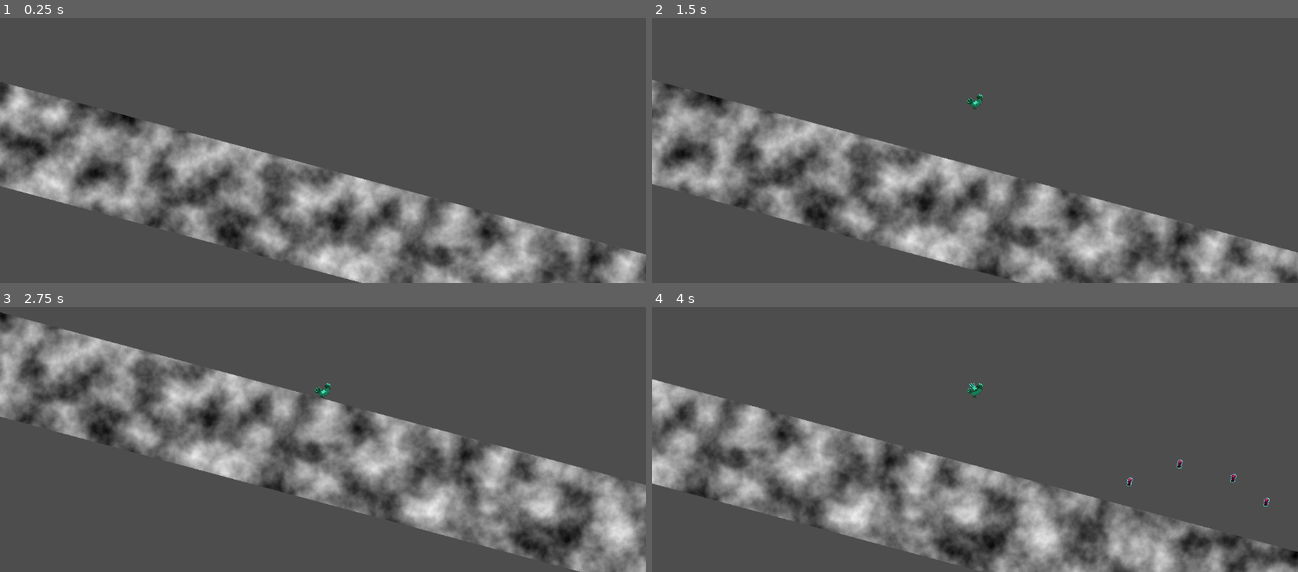
Above: before the commit, frames 1-4 (two rows, left to right).
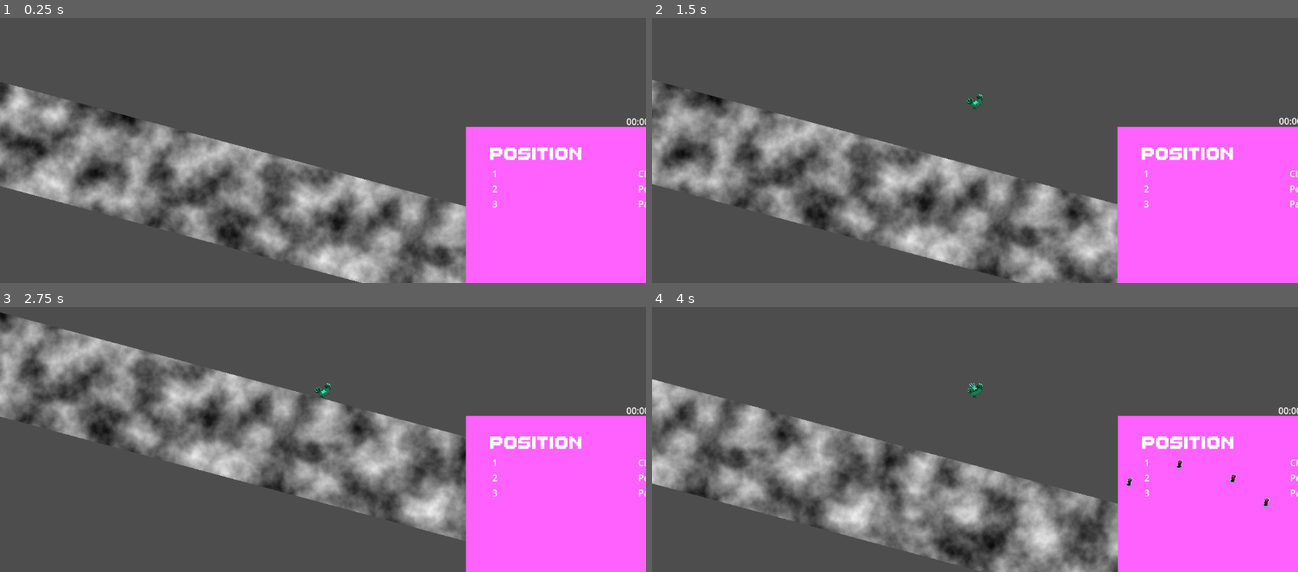
Above: after the commit, the same moments.

Repository: SinusMs/minijam-187
Game: Godot game, scene res://levels/ferdi_level_testink.tscn
Two runs of this game, one before a commit and one after it. Both use one fixed random seed, a clock stepped at 60 frames per second and the inputs below. This scene is started directly instead of the project's main scene. The engine's default icon, where the game draws it, is replaced by a stand-in: a white triangle on a blue panel in a dark square.
Inputs:
- Up to frame 1 (0.25 s): no input
- Up to frame 2 (1.5 s): tap Enter (evolve) at 0.5, 0.6 s; hold D (right) 0.53-1.28 s; tap Space (jump) at 0.77 s; hold A (left) from 1.28 s (still down); tap P (shake) at 1.35 s
- Up to frame 3 (2.75 s): tap Space (jump) at 1.52 s; release A (left) at 2.03 s; hold D (right) from 2.03 s (still down); hold R from 2.03 s (still down)
- Up to frame 4 (4 s): release R at 2.78 s; tap Enter (evolve) at 2.85 s; tap Space (jump) at 3.02, 3.77 s; release D (right) at 3.53 s; hold A (left) from 3.53 s (still down); tap P (shake) at 3.6 s

The runs differ from the first frame. In frame 1, 17% of the frame differs, in the area x 72-100%, y 37-100%; in frame 2, 17%, in the area x 71-100%, y 37-100%; in frame 3, 17%; in frame 4, 16%.
Error before the commit: Invalid access to property or key 'PauseMenu:<CanvasLayer#36960208337>' on a base object of type 'Dictionary'. (res://ui/hud.gd:39)
Error after the commit: Invalid access to property or key 'PauseMenu:<CanvasLayer#39208355405>' on a base object of type 'Dictionary'. (res://ui/hud.gd:39)

Commit message:
tileset und map

Diff:
--- a/levels/ferdi_level_testink.tscn
+++ b/levels/ferdi_level_testink.tscn
@@ -6,6 +6,7 @@
 [ext_resource type="PackedScene" uid="uid://dh6ykrcsstbav" path="res://ui/pause_menu.tscn" id="4_8t4qb"]
 [ext_resource type="PackedScene" uid="uid://eefgqkkekoce" path="res://ui/hud.tscn" id="5_onqc0"]
 [ext_resource type="PackedScene" uid="uid://dm1u6whgit33u" path="res://entities/pickups/nougat_bits.tscn" id="6_5dxev"]
+[ext_resource type="Texture2D" uid="uid://evgxga7yfedg" path="res://assets/tileset.png" id="7_vo5ko"]
 
 [sub_resource type="RectangleShape2D" id="RectangleShape2D_7tovp"]
 size = Vector2(1e+06, 181)
@@ -20,6 +21,126 @@
 [sub_resource type="RectangleShape2D" id="RectangleShape2D_8t4qb"]
 size = Vector2(128, 124)
 
+[sub_resource type="TileSetAtlasSource" id="TileSetAtlasSource_p05lx"]
+texture = ExtResource("7_vo5ko")
+texture_region_size = Vector2i(32, 32)
+0:0/0 = 0
+0:0/0/physics_layer_0/polygon_0/points = PackedVector2Array(-16, -16, 16, -16, 16, 16, -16, 16)
+1:0/0 = 0
+1:0/0/physics_layer_0/polygon_0/points = PackedVector2Array(-16, -16, 16, -16, 16, 16, -16, 16)
+2:0/0 = 0
+2:0/0/physics_layer_0/polygon_0/points = PackedVector2Array(-16, -16, 16, -16, 16, 16, -16, 16)
+3:0/0 = 0
+3:0/0/physics_layer_0/polygon_0/points = PackedVector2Array(-16, -16, 16, -16, 16, 16, -16, 16)
+4:0/0 = 0
+4:0/0/physics_layer_0/polygon_0/points = PackedVector2Array(-16, -16, 16, -16, 16, 16, -16, 16)
+5:0/0 = 0
+5:0/0/physics_layer_0/polygon_0/points = PackedVector2Array(-16, -16, 16, -16, 16, 16, -16, 16)
+0:1/0 = 0
+0:1/0/physics_layer_0/polygon_0/points = PackedVector2Array(-16, 0, 16, 0, 16, 16, -16, 16)
+1:1/0 = 0
+1:1/0/physics_layer_0/polygon_0/points = PackedVector2Array(-16, 0, 16, 0, 16, 16, -16, 16)
+2:1/0 = 0
+2:1/0/physics_layer_0/polygon_0/points = PackedVector2Array(-16, 0, 16, 0, 16, 16, -16, 16, -16, 0)
+3:1/0 = 0
+3:1/0/physics_layer_0/polygon_0/points = PackedVector2Array(-16, 0, 16, 0, 16, 16, -16, 16)
+4:1/0 = 0
+4:1/0/physics_layer_0/polygon_0/points = PackedVector2Array(-16, 0, 16, 0, 16, 16, -16, 16)
+5:1/0 = 0
+5:1/0/physics_layer_0/polygon_0/points = PackedVector2Array(-16, 0, 16, 0, 16, 16, -16, 16)
+6:1/0 = 0
+6:1/0/physics_layer_0/polygon_0/points = PackedVector2Array(-16, -7, 16, -7, 16, 16, -16, 16)
+7:1/0 = 0
+7:1/0/physics_layer_0/polygon_0/points = PackedVector2Array(-16, -7, 16, -7, 16, 16, -16, 16)
+8:1/0 = 0
+8:1/0/physics_layer_0/polygon_0/points = PackedVector2Array(-16, -7, 16, -7, 16, 16, -16, 16)
+9:1/0 = 0
+9:1/0/physics_layer_0/polygon_0/points = PackedVector2Array(-16, 5, 16, 5, 16, 16, -16, 16)
+0:2/0 = 0
+0:2/0/physics_layer_0/polygon_0/points = PackedVector2Array(-16, -16, 16, 16, -16, 16)
+1:2/0 = 0
+1:2/0/physics_layer_0/polygon_0/points = PackedVector2Array(16, -16, 16, 16, -16, 16)
+2:2/0 = 0
+2:2/0/physics_layer_0/polygon_0/points = PackedVector2Array(-16, -16, 16, 0, 16, 16, -16, 16)
+3:2/0 = 0
+3:2/0/physics_layer_0/polygon_0/points = PackedVector2Array(-16, 0, 16, -16, 16, 16, -16, 16)
+4:2/0 = 0
+4:2/0/physics_layer_0/polygon_0/points = PackedVector2Array(-16, -16, 16, -7, 16, 16, -16, 16)
+5:2/0 = 0
+5:2/0/physics_layer_0/polygon_0/points = PackedVector2Array(-16, 16, 16, 16, 16, -16, -16, -7)
+6:2/0 = 0
+6:2/0/physics_layer_0/polygon_0/points = PackedVector2Array(-16, -16, 9, -16, 16, -10, 16, 16, -16, 16)
+7:2/0 = 0
+7:2/0/physics_layer_0/polygon_0/points = PackedVector2Array(-16, 16, 16, 16, 16, -16, -9, -16, -16, -10)
+8:2/0 = 0
+8:2/0/physics_layer_0/polygon_0/points = PackedVector2Array(-16, -16, 16, -16, 16, 16, -16, 16)
+9:2/0 = 0
+9:2/0/physics_layer_0/polygon_0/points = PackedVector2Array(-16, -16, 16, -16, 16, 16, -16, 16)
+0:3/0 = 0
+0:3/0/physics_layer_0/polygon_0/points = PackedVector2Array(-16, -16, 16, -16, 16, 16, -16, 16)
+1:3/0 = 0
+1:3/0/physics_layer_0/polygon_0/points = PackedVector2Array(-16, -16, 16, -16, 16, 16, -16, 16)
+2:3/0 = 0
+2:3/0/physics_layer_0/polygon_0/points = PackedVector2Array(-16, -16, 16, -16, 16, 16, -16, 16)
+3:3/0 = 0
+3:3/0/physics_layer_0/polygon_0/points = PackedVector2Array(-16, -16, 16, -16, 16, 16, -16, 16)
+4:3/0 = 0
+4:3/0/physics_layer_0/polygon_0/points = PackedVector2Array(-16, -16, 16, -16, 16, 16, -16, 16)
+5:3/0 = 0
+5:3/0/physics_layer_0/polygon_0/points = PackedVector2Array(-16, -16, 16, -16, 16, 16, -16, 16)
+6:3/0 = 0
+6:3/0/physics_layer_0/polygon_0/points = PackedVector2Array(-16, -16, 16, -16, 16, 16, -16, 16)
+7:3/0 = 0
+7:3/0/physics_layer_0/polygon_0/points = PackedVector2Array(-16, -16, 16, -16, 16, 16, -16, 16)
+8:3/0 = 0
+8:3/0/physics_layer_0/polygon_0/points = PackedVector2Array(-16, -16, 16, -16, 16, 16, -16, 16)
+9:3/0 = 0
+9:3/0/physics_layer_0/polygon_0/points = PackedVector2Array(-16, -16, 16, -16, 16, 16, -16, 16)
+0:4/0 = 0
+1:4/0 = 0
+2:4/0 = 0
+3:4/0 = 0
+3:4/0/physics_layer_0/polygon_0/points = PackedVector2Array(-16, -16, 16, -16, 16, 16, -16, 16)
+4:4/0 = 0
+4:4/0/physics_layer_0/polygon_0/points = PackedVector2Array(-16, -16, 16, -16, 16, 16, -16, 16)
+5:4/0 = 0
+5:4/0/physics_layer_0/polygon_0/points = PackedVector2Array(-16, -16, 16, -16, 16, 16, -16, 16)
+6:4/0 = 0
+6:4/0/physics_layer_0/polygon_0/points = PackedVector2Array(-16, -16, 16, -16, 16, 16, -16, 16)
+7:4/0 = 0
+7:4/0/physics_layer_0/polygon_0/points = PackedVector2Array(-16, -16, 16, -16, 16, 16, -16, 16)
+8:4/0 = 0
+8:4/0/physics_layer_0/polygon_0/points = PackedVector2Array(-16, -16, 16, -16, 16, 16, -16, 16)
+9:4/0 = 0
+9:4/0/physics_layer_0/polygon_0/points = PackedVector2Array(-16, -16, 16, -16, 16, 16, -16, 16)
+0:5/0 = 0
+1:5/0 = 0
+2:5/0 = 0
+3:5/0 = 0
+4:6/0 = 0
+4:6/0/physics_layer_0/polygon_0/points = PackedVector2Array(16, -3, -12, -3, -16, 1, -16, 4, -12, 8, 16, 8)
+5:6/0 = 0
+5:6/0/physics_layer_0/polygon_0/points = PackedVector2Array(-16, -3, 12, -3, 16, 1, 16, 4, 12, 8, -16, 8)
+6:6/0 = 0
+6:6/0/physics_layer_0/polygon_0/points = PackedVector2Array(-16, -3, 16, -3, 16, 8, -16, 8)
+7:6/0 = 0
+7:6/0/physics_layer_0/polygon_0/points = PackedVector2Array(16, -10, -16, -3, -16, 8, 16, 1)
+8:6/0 = 0
+8:6/0/physics_layer_0/polygon_0/points = PackedVector2Array(-16, -10, 16, -3, 16, 8, -16, 1)
+9:6/0 = 0
+9:6/0/physics_layer_0/polygon_0/points = PackedVector2Array(-16, -3, -5, -3, -4, -4, -4, -16, 7, -16, 7, -2, 4, 3, 1, 6, -6, 8, -16, 8)
+7:7/0 = 0
+7:7/0/physics_layer_0/polygon_0/points = PackedVector2Array(-16, -8, -6, -8, -1, -7, 2, -6, 5, -2, 7, 2, 7, 16, -4, 16, -4, 5, -6, 3, -16, 3)
+8:7/0 = 0
+8:7/0/physics_layer_0/polygon_0/points = PackedVector2Array(16, -5, 6, -5, -2, -3, -5, 1, -7, 5, -7, 16, 4, 16, 4, 8, 6, 6, 16, 6)
+9:7/0 = 0
+9:7/0/physics_layer_0/polygon_0/points = PackedVector2Array(-7, -16, -7, -1, -5, 2, -2, 6, 6, 8, 16, 8, 16, -3, 6, -3, 4, -5, 4, -16)
+
+[sub_resource type="TileSet" id="TileSet_rjh70"]
+tile_size = Vector2i(32, 32)
+physics_layer_0/collision_layer = 1
+sources/0 = SubResource("TileSetAtlasSource_p05lx")
+
 [node name="FerdiLevelTestink" type="Node2D"]
 
 [node name="Floor" type="StaticBody2D" parent="."]
@@ -63,7 +184,6 @@
 player = NodePath("../CharacterController")
 
 [node name="HUD" parent="CharacterCamera" instance=ExtResource("5_onqc0")]
-visible = false
 
 [node name="Obstacle" type="StaticBody2D" parent="."]
 position = Vector2(3309, -71)
@@ -94,3 +214,6 @@
 
 [node name="NougatBits6" parent="." instance=ExtResource("6_5dxev")]
 position = Vector2(961, -50)
+
+[node name="TileMapLayer" type="TileMapLayer" parent="."]
+tile_set = SubResource("TileSet_rjh70")
Not shown: 1 places in levels/ferdi_level_testink.tscn that only renumber resources
